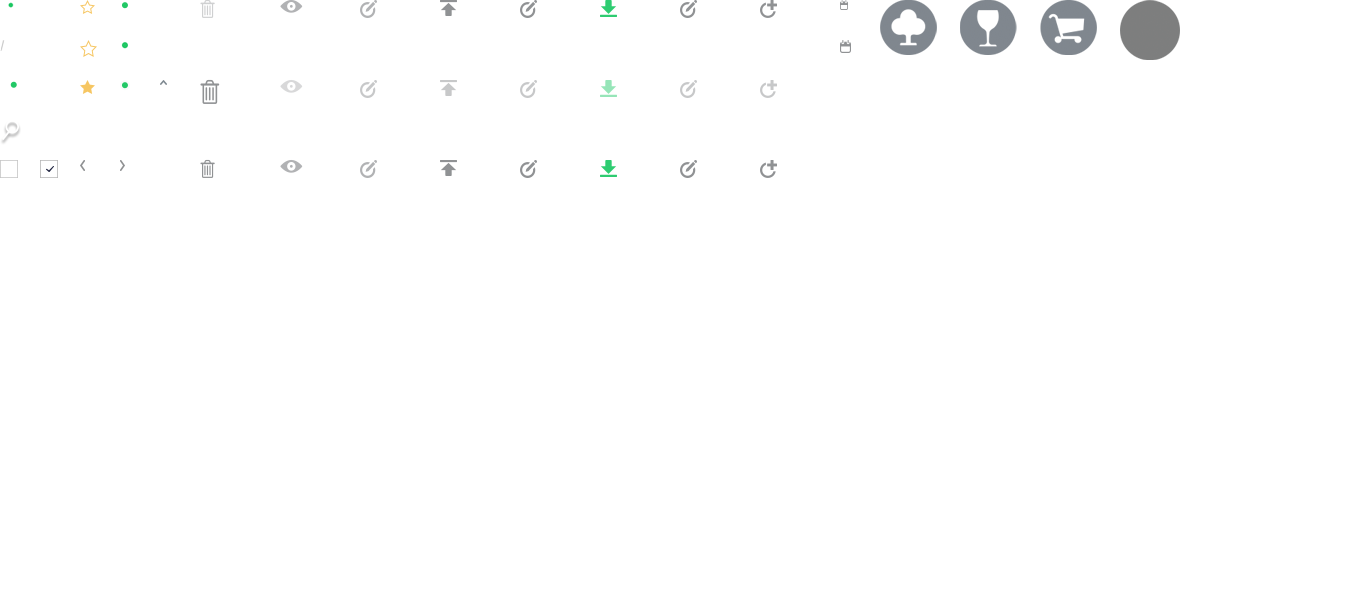
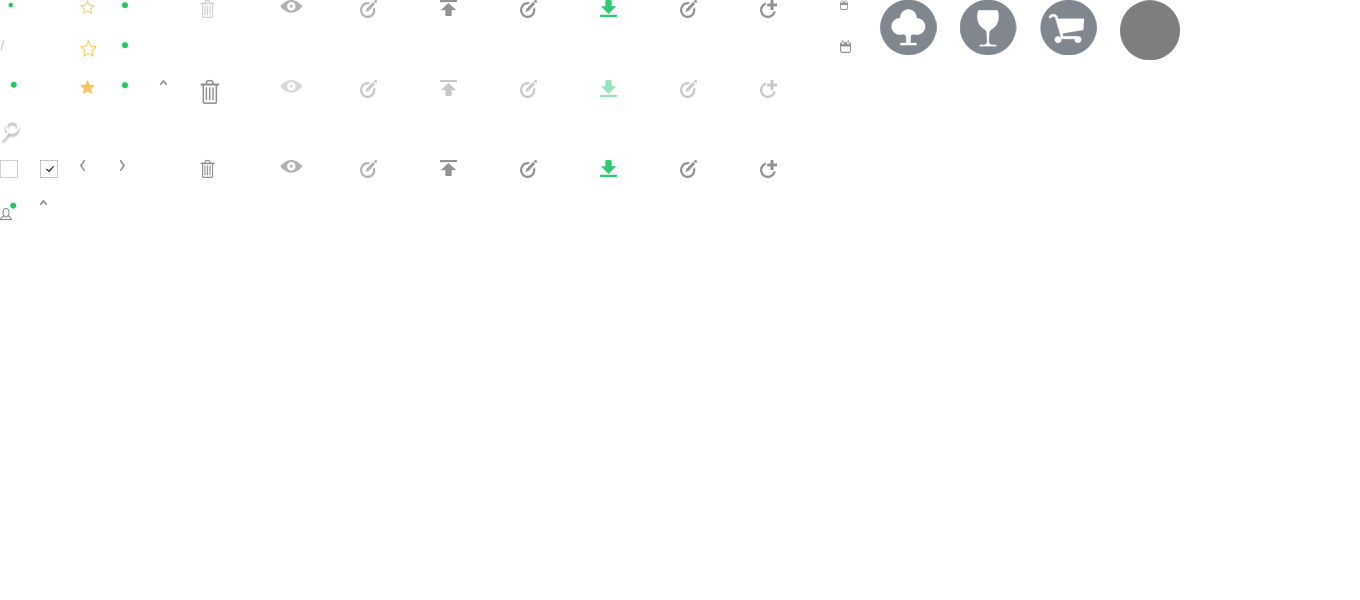
Layered file, before and after one edit (1360x600). Changes by layer:
added layer "Arrow" (2nd of 4) above "Layer 16" over [40, 200, 47, 205]
added layer "Layer 16" above "Layer 15" over [0, 201, 18, 220]
